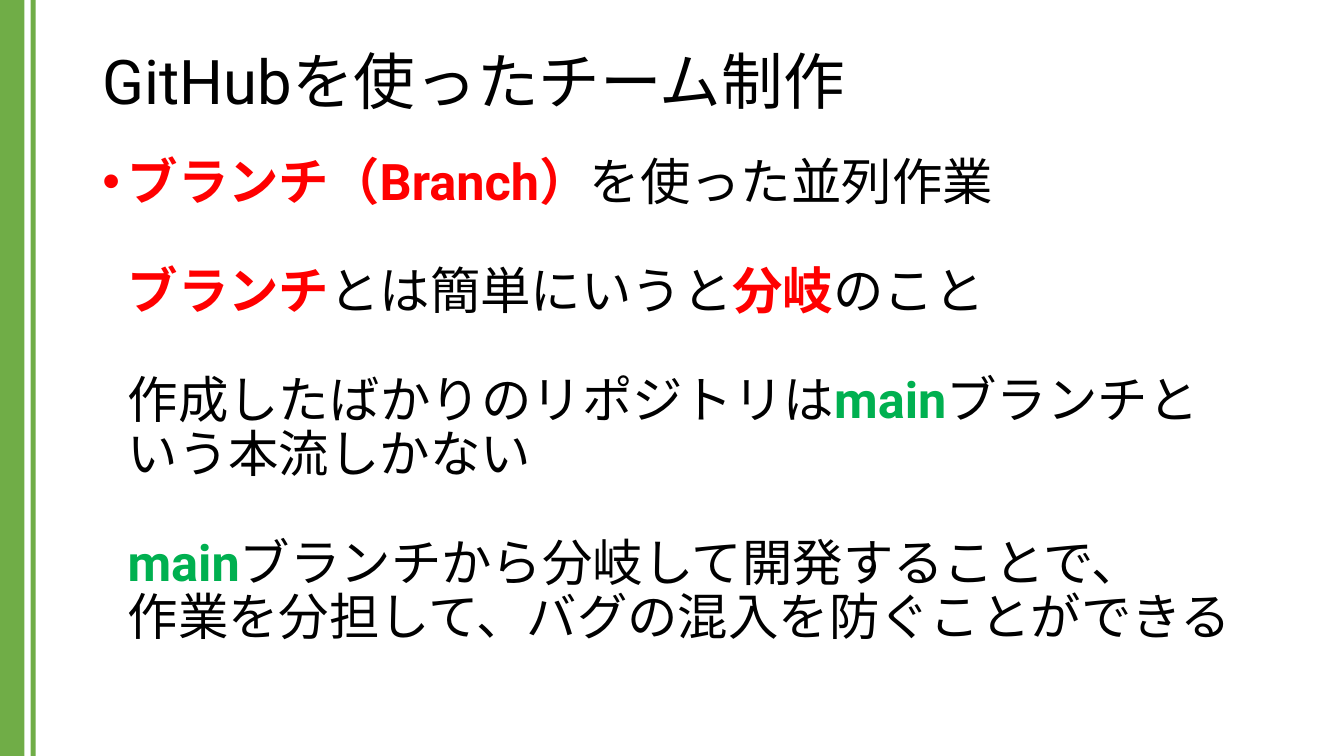
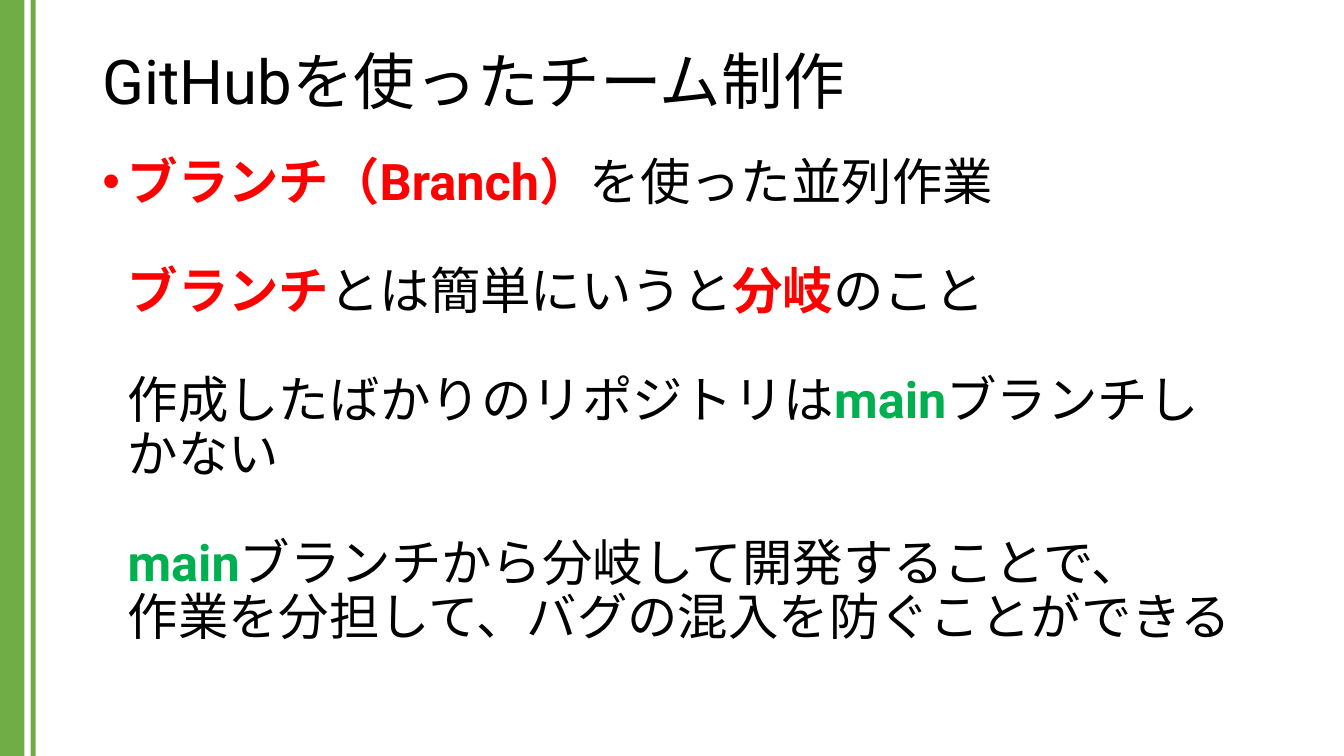
Before and after one commit to kic-murata/cpp2024, a slide deck: slide 31 of 授業資料/GitHubを用いたチーム制作.pptx. Drawn at 1344x756 pixels with LibreOffice and Linux fonts; fonts in the diff are those of the drawing. Boxes give left, top, right and bottom in pixels: in the first picture for what was removed or moved away, otherwise in the second. Text is boxed around its words. In the diff, an @@ line names an element or a change of style, - is before the commit and + after.

```diff
--- a/授業資料/GitHubを用いたチーム制作.pptx
+++ b/授業資料/GitHubを用いたチーム制作.pptx
@@ text at (128,156,1232,639): text changed @@
-• ブランチ（Branch）を使った並列作業
-  ブランチとは簡単にいうと分岐のこと
-  作成したばかりのリポジトリはmainブランチという本流しかない
-  mainブランチから分岐して開発することで、
-  作業を分担して、バグの混入を防ぐことができる
+• ブランチ（Branch）を使った並列作業
+  ブランチとは簡単にいうと分岐のこと
+  作成したばかりのリポジトリはmainブランチしかない
+  mainブランチから分岐して開発することで、
+  作業を分担して、バグの混入を防ぐことができる
```
Also in this commit, not shown: 23 other slides changed, 1 slide added, 1 other file.
